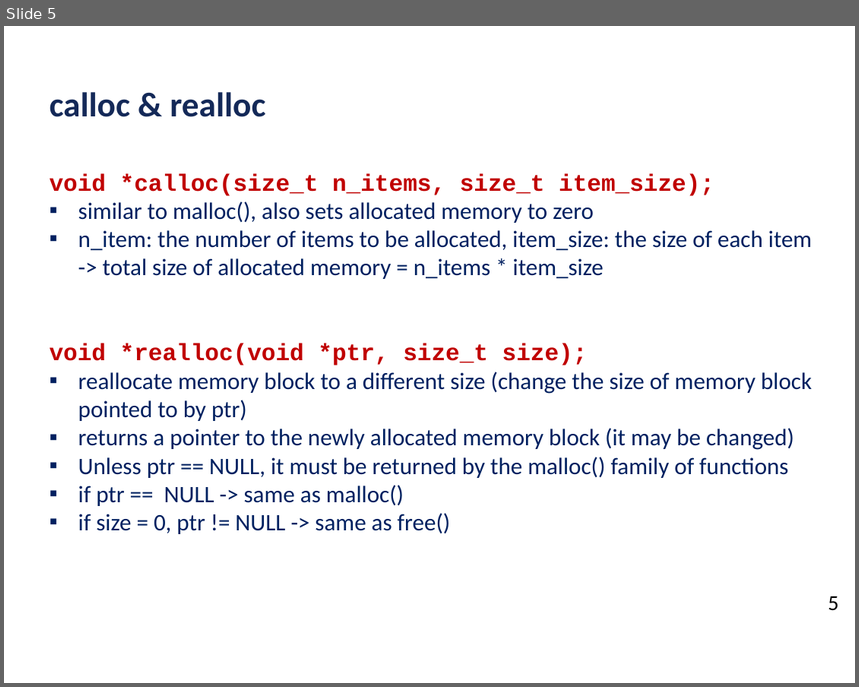
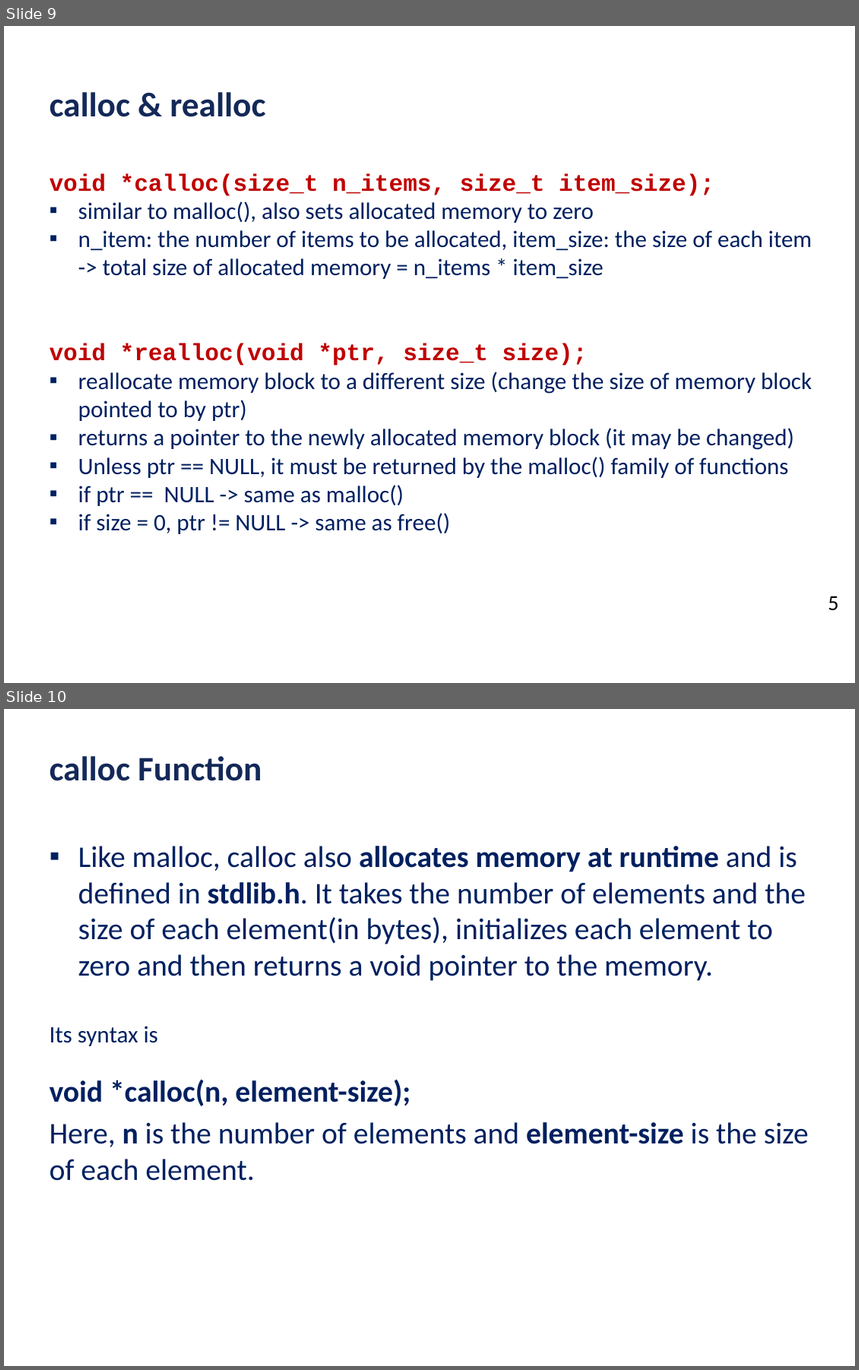
Before and after one commit to ubhowmik/ECE220, a slide deck: Lecture#18/Lecture_18_presentation.pptx. Shown one above the other, each under a label of ours: slide 5 before the commit, slides 9 and 10 after it. The pictures are 859x687 and 859x1370 pixels, drawn with LibreOffice and Linux fonts; fonts in the diff are those of the drawing; background and template pictures are left out. Boxes give left, top, right and bottom in pixels: in the first picture for what was removed or moved away, otherwise in the second. Text is boxed around its words. In the diff, an @@ line names an element or a change of style, - is before the commit and + after.

```diff
--- a/Lecture#18/Lecture_18_presentation.pptx
+++ b/Lecture#18/Lecture_18_presentation.pptx
@@ slide 10 added at [4, 709, 855, 1366], background #FFFFFF @@
@@ text added at [50, 756, 262, 781], 32 pt, text #142958, bold @@
+calloc Function
@@ text added at [50, 846, 809, 1181], 28 pt, text #002060 @@
+▪ Like malloc, calloc also allocates memory at runtime and is defined in stdlib.h. It takes the number of elements and the size of each element(in bytes), initializes each element to zero and then returns a void pointer to the memory.
+Its syntax is
+void *calloc(n, element-size);
+Here, n is the number of elements and element-size is the size of each element.
@@ what was slide 5 is now slide 9 @@
```
Also in this commit, not shown: 1 slide changed, 9 other slides added, 3 slides removed, 7 other files.
